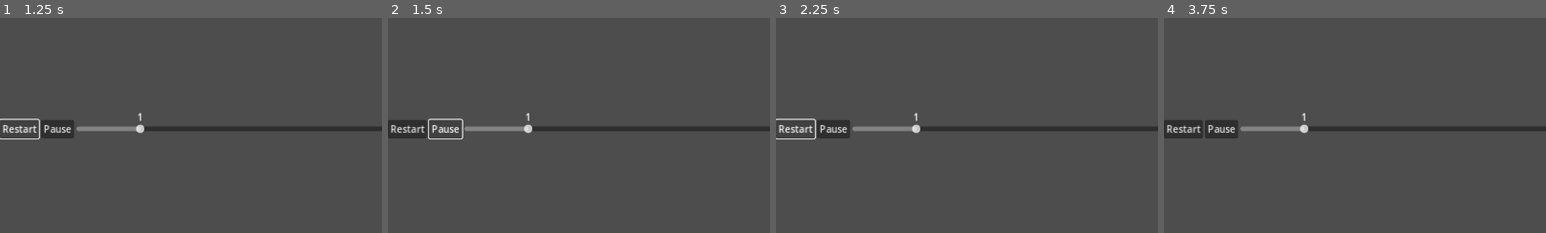
Above: before the commit, frames 1-4 (left to right).
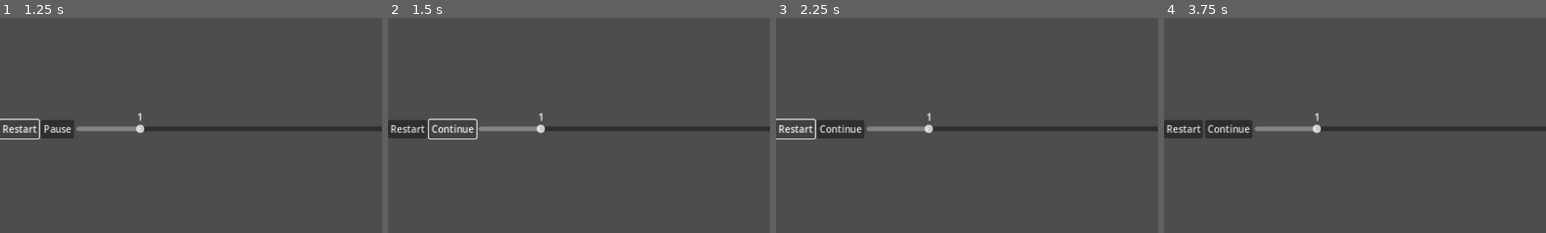
Above: after the commit, the same moments.

Repository: wivest/Natural-Selection
Game: Godot game, scene res://ui/bar/bar.tscn
Same seed, same stepped clock (60 frames per second), same inputs: the game is played once before the commit and once after it. This scene is started directly instead of the project's main scene.
Inputs (mouse positions are % of the whole screen's width and height, from its top left):
- Up to frame 1 (1.25 s): click "Restart" at 0.5 s
- Up to frame 2 (1.5 s): click "Pause" at 1.25 s
- Up to frame 3 (2.25 s): click (3, 50) at 2 s, where only the run before the commit has a clickable "Restart"
- Up to frame 4 (3.75 s): click (3, 50) at 2.75 s, where only the run before the commit has a clickable "Restart"; click (97, 50) at 3.5 s, where only the run before the commit has a clickable "Settings"
The pictures show only the part of the screen within x 0-50%, y 24-74%; the shares and areas given below are measured in that part.

Frame 1 is identical in both runs. In frame 2, 0.6% of the frame differs, in the area x 11-42%, y 44-57%; in frame 3, 0.7%, in the area x 11-42%, y 44-56%; in frame 4, 0.7%.

Commit message:
fix: connect signals

Diff:
--- a/ui/bar/bar.tscn
+++ b/ui/bar/bar.tscn
@@ -1,8 +1,14 @@
-[gd_scene load_steps=4 format=3 uid="uid://b6hsim7etwda0"]
+[gd_scene load_steps=6 format=3 uid="uid://b6hsim7etwda0"]
 
 [ext_resource type="Script" path="res://ui/bar/nodes/pause.gd" id="1_2hn0v"]
 [ext_resource type="Script" path="res://ui/bar/nodes/restart.gd" id="1_td8p0"]
 [ext_resource type="PackedScene" uid="uid://df6hmjm8x6q3w" path="res://ui/slider/slider.tscn" id="3_vjxlf"]
+
+[sub_resource type="InputEventAction" id="InputEventAction_3ch4k"]
+action = &"restart"
+
+[sub_resource type="Shortcut" id="Shortcut_066hv"]
+events = [SubResource("InputEventAction_3ch4k")]
 
 [node name="Bar" type="HBoxContainer"]
 anchors_preset = 14
@@ -17,6 +23,7 @@
 
 [node name="Restart" type="Button" parent="."]
 layout_mode = 2
+shortcut = SubResource("Shortcut_066hv")
 text = "Restart"
 script = ExtResource("1_td8p0")
 
@@ -39,3 +46,6 @@
 [node name="Settings" type="Button" parent="."]
 layout_mode = 2
 text = "Settings"
+
+[connection signal="pressed" from="Restart" to="Restart" method="_on_pressed"]
+[connection signal="pressed" from="Pause" to="Pause" method="_on_pressed"]
